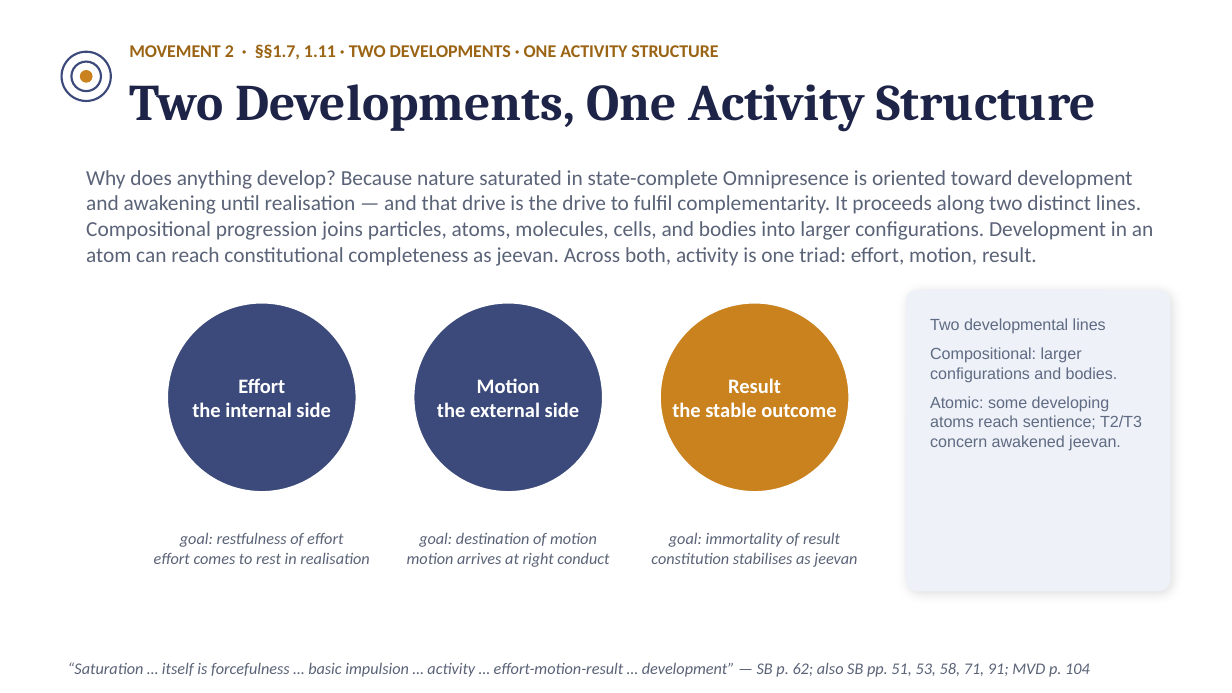
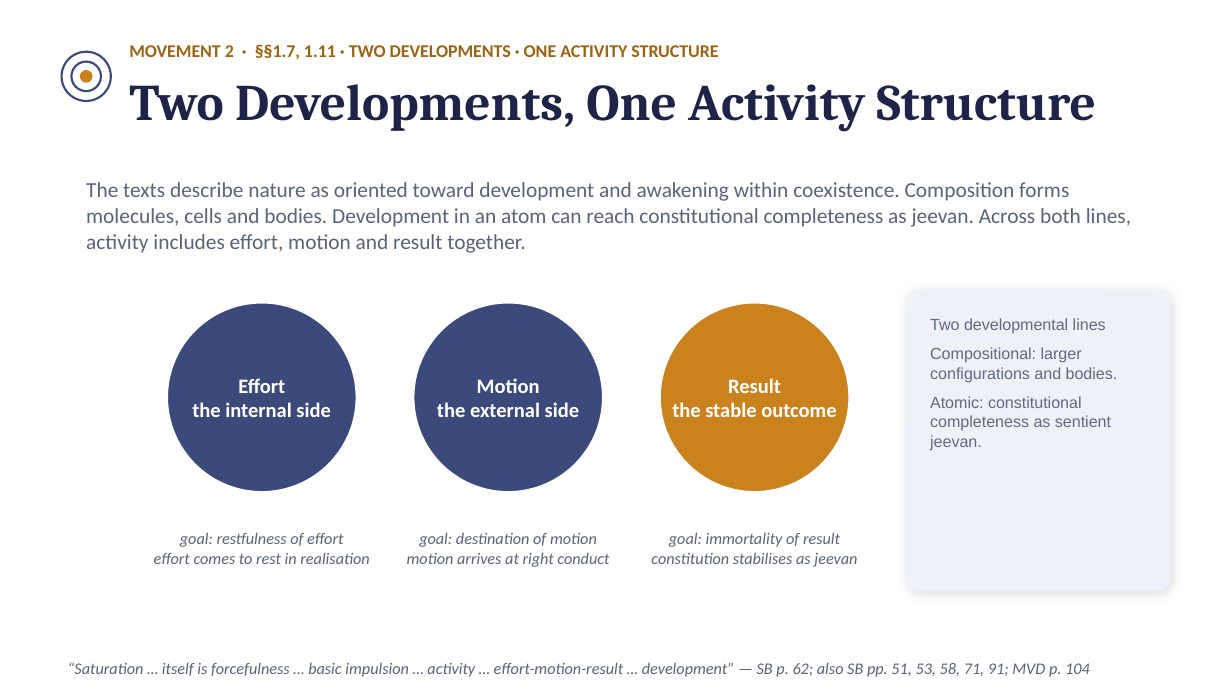
Before and after one commit to raghavamohan/AnalyticMadhyasthDarshan, a slide deck: slide 12 of Studies/The-Ontology-of-Coexistence/The-Ontology-of-Existence-Madhyasth-Darshan.pptx. Drawn at 1232x693 pixels with LibreOffice and Linux fonts; fonts in the diff are those of the drawing. Boxes give left, top, right and bottom in pixels: in the first picture for what was removed or moved away, otherwise in the second. Text is boxed around its words. In the diff, an @@ line names an element or a change of style, - is before the commit and + after.

```diff
--- a/Studies/The-Ontology-of-Coexistence/The-Ontology-of-Existence-Madhyasth-Darshan.pptx
+++ b/Studies/The-Ontology-of-Coexistence/The-Ontology-of-Existence-Madhyasth-Darshan.pptx
@@ text at (86,182,1131,253): text changed @@
-Why does anything develop? Because nature saturated in state-complete Omnipresence is oriented toward development and awakening until realisation — and that drive is the drive to fulfil complementarity. It proceeds along two distinct lines. Compositional progression joins particles, atoms, molecules, cells, and bodies into larger configurations. Development in an atom can reach constitutional completeness as jeevan. Across both, activity is one triad: effort, motion, result.
+The texts describe nature as oriented toward development and awakening within coexistence. Composition forms molecules, cells and bodies. Development in an atom can reach constitutional completeness as jeevan. Across both lines, activity includes effort, motion and result together.
@@ text at (930,396,1111,451): text changed @@
-Atomic: some developing atoms reach sentience; T2/T3 concern awakened jeevan.
+Atomic: constitutional completeness as sentient jeevan.
```
Also in this commit, not shown: 12 other slides changed, 14 other files.
